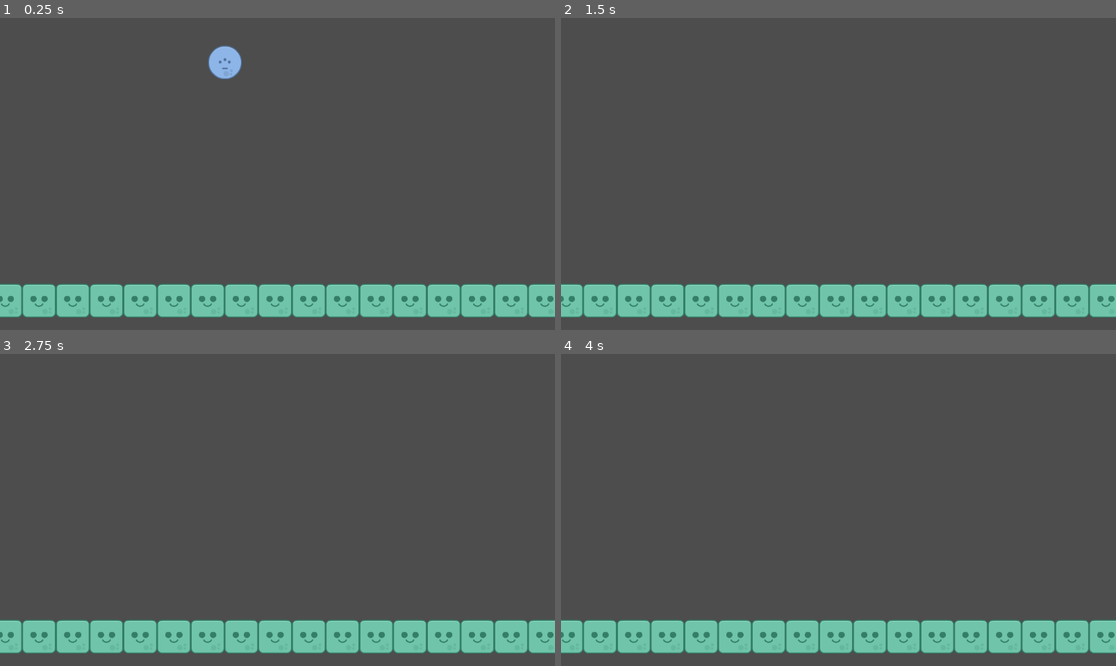
Above: before the commit, frames 1-4 (two rows, left to right).
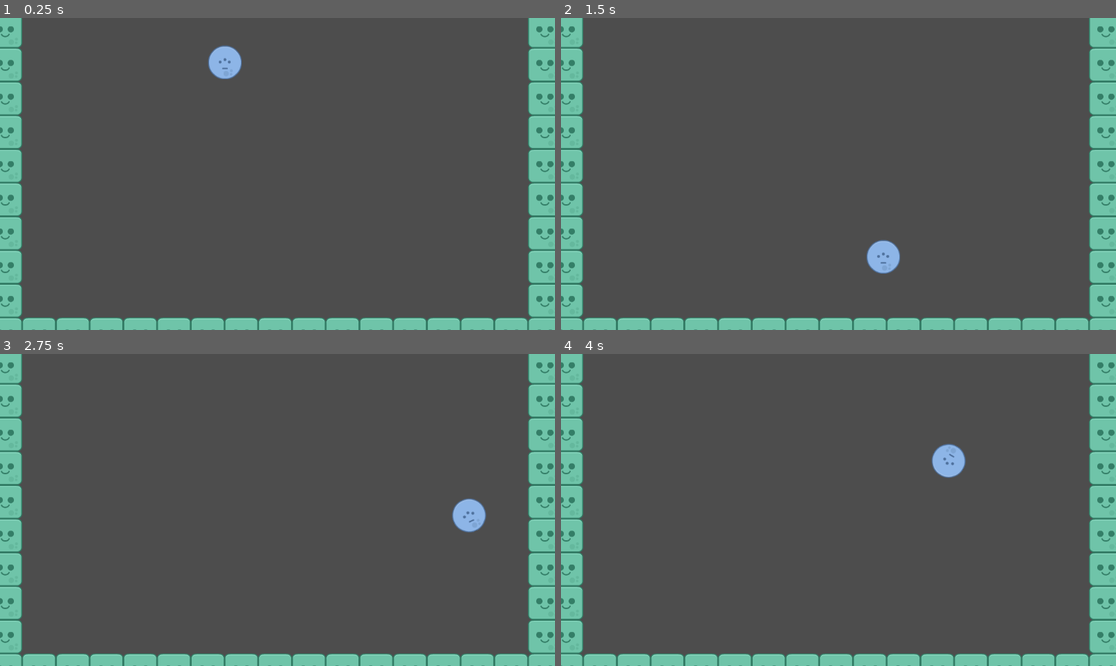
Above: after the commit, the same moments.

Repository: dapark3/CS315-P0.5
Game: Godot game, scene res://world/world.tscn
Two runs of this game, one before a commit and one after it. Both use one fixed random seed, a clock stepped at 60 frames per second and the inputs below.
Inputs:
- Up to frame 1 (0.25 s): no input
- Up to frame 2 (1.5 s): tap Space (launch) at 0.6, 1.35 s
- Up to frame 3 (2.75 s): tap Space (launch) at 2.1 s
- Up to frame 4 (4 s): tap Space (launch) at 2.85, 3.6 s

The runs differ from the first frame. In frame 1, 21% of the frame differs, in the area x 0-100%, y 0-100%; in frame 2, 22%; in frame 3, 22%; in frame 4, 22%.

Commit message:
Update Launch Feature

Diff:
--- a/ball/ball.gd
+++ b/ball/ball.gd
@@ -1,5 +1,6 @@
 extends RigidBody2D
 
+@export var force := 500
 
 func _ready():
 	pass # Replace with function body.
@@ -7,5 +8,8 @@
 
 # Called every frame. 'delta' is the elapsed time since the previous frame.
 func _process(_delta):
+
+	var direction := Vector2(1,-3).normalized()
+
 	if Input.is_action_just_pressed("launch"):
-		apply_impulse(Vector2(0,3000))
+		apply_impulse(direction * force)
--- a/ball/ball.tscn
+++ b/ball/ball.tscn
@@ -8,6 +8,7 @@
 
 [node name="Ball" type="RigidBody2D"]
 script = ExtResource("1_rey4j")
+force = 700
 
 [node name="CollisionShape2D" type="CollisionShape2D" parent="."]
 shape = SubResource("CircleShape2D_wchqe")
--- a/world/world.tscn
+++ b/world/world.tscn
@@ -29,4 +29,4 @@
 [node name="TileMap" type="TileMap" parent="."]
 tile_set = SubResource("TileSet_yxexm")
 format = 2
-layer_0/tile_data = PackedInt32Array(524281, 0, 0, 524282, 0, 0, 524283, 0, 0, 524284, 0, 0, 524285, 0, 0, 524286, 0, 0, 524287, 0, 0, 458752, 0, 0, 458753, 0, 0, 458754, 0, 0, 458755, 0, 0, 458756, 0, 0, 458757, 0, 0, 458758, 0, 0, 458759, 0, 0, 458760, 0, 0, 458761, 0, 0)
+layer_0/tile_data = PackedInt32Array(524281, 0, 0, 458761, 0, 0, 458745, 0, 0, 393209, 0, 0, 327673, 0, 0, 262137, 0, 0, 196601, 0, 0, 131065, 0, 0, 65529, 0, 0, -7, 0, 0, 393225, 0, 0, 327689, 0, 0, 262153, 0, 0, 196617, 0, 0, 131081, 0, 0, 65545, 0, 0, 9, 0, 0, -65527, 0, 0, -131063, 0, 0, -131064, 0, 0, -131065, 0, 0, -131066, 0, 0, -131067, 0, 0, -131068, 0, 0, -131069, 0, 0, -131070, 0, 0, -131071, 0, 0, -131072, 0, 0, -65537, 0, 0, -65538, 0, 0, -65539, 0, 0, -65540, 0, 0, -65541, 0, 0, -65542, 0, 0, -65543, 0, 0, 589817, 0, 0, 589818, 0, 0, 589819, 0, 0, 589820, 0, 0, 589821, 0, 0, 589822, 0, 0, 589823, 0, 0, 524288, 0, 0, 524291, 0, 0, 524290, 0, 0, 524289, 0, 0, 524292, 0, 0, 524293, 0, 0, 524294, 0, 0, 524295, 0, 0, 524296, 0, 0, 524297, 0, 0)
